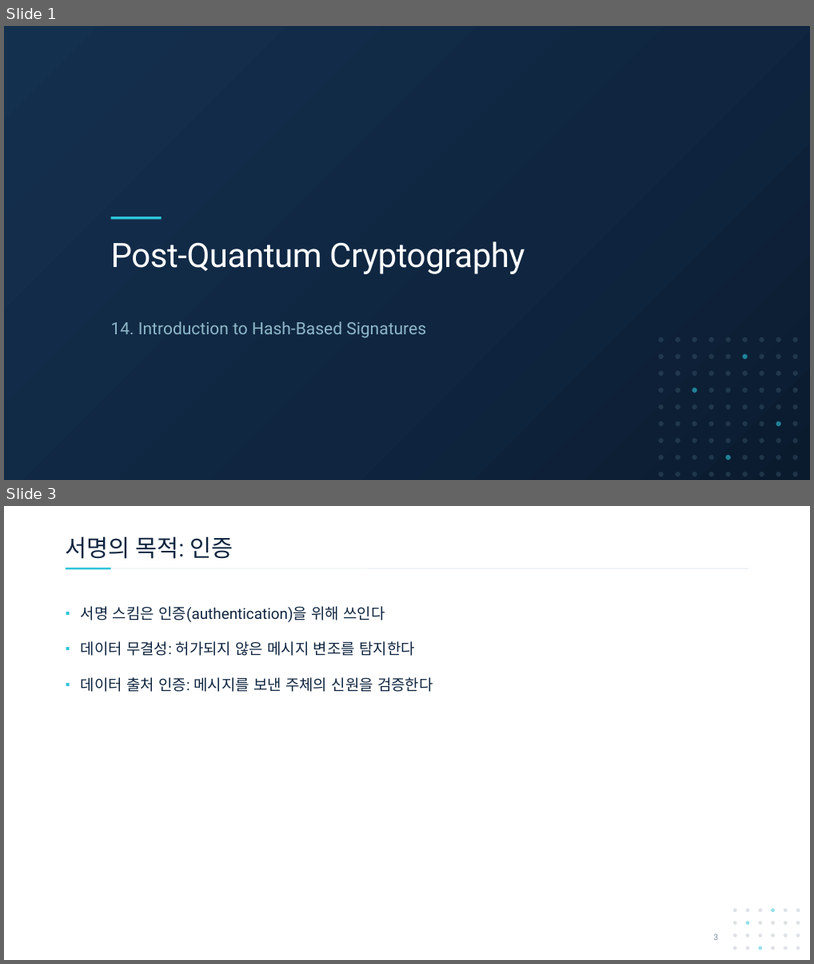
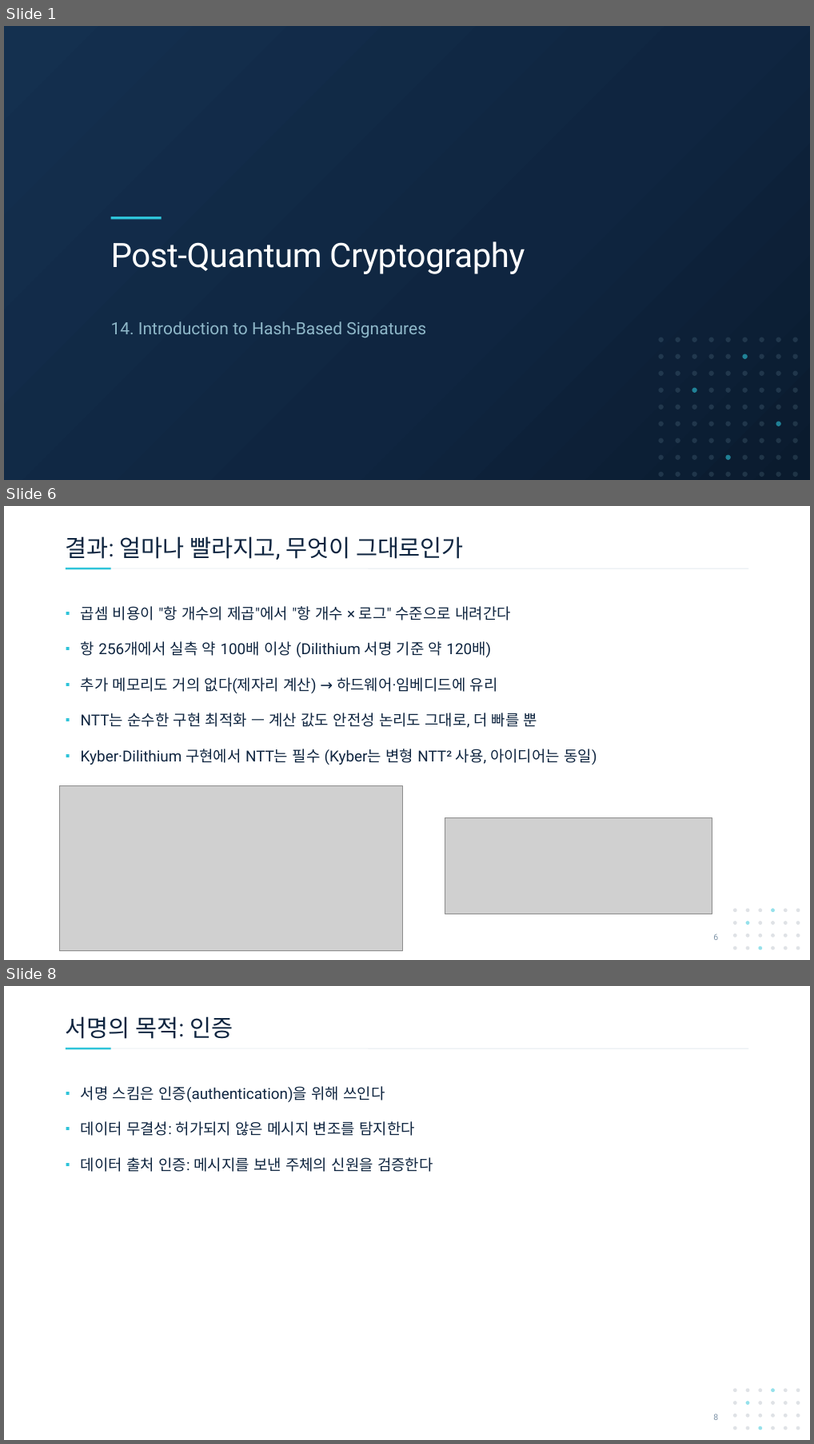
Before and after one commit to giyuubin/PQC, a slide deck: presentation/0903_14_Introduction-to-Hash-Based-Signatures.pptx. Shown one above the other, each under a label of ours: slides 1 and 3 before the commit, slides 1, 6 and 8 after it; the slides between them are not shown. The pictures are 814x964 and 814x1444 pixels, drawn with LibreOffice and Linux fonts; fonts in the diff are those of the drawing; grey boxes stand for pictures. Boxes give left, top, right and bottom in pixels: in the first picture for what was removed or moved away, otherwise in the second. Text is boxed around its words. In the diff, an @@ line names an element or a change of style, - is before the commit and + after.

```diff
--- a/presentation/0903_14_Introduction-to-Hash-Based-Signatures.pptx
+++ b/presentation/0903_14_Introduction-to-Hash-Based-Signatures.pptx
@@ slide 6 added at (4, 506, 810, 960), background #FFFFFF; not listed: 26 template elements that a slide beside it also shows @@
@@ title added at (66, 536, 464, 560), 28 pt, text #0F2540 @@
+결과: 얼마나 빨라지고, 무엇이 그대로인가
@@ text added at (81, 606, 597, 764), 18 pt, text #0F2540 @@
+▪ 곱셈 비용이 "항 개수의 제곱"에서 "항 개수 × 로그" 수준으로 내려간다
+▪ 항 256개에서 실측 약 100배 이상 (Dilithium 서명 기준 약 120배)
+▪ 추가 메모리도 거의 없다(제자리 계산) → 하드웨어·임베디드에 유리
+▪ NTT는 순수한 구현 최적화 — 계산 값도 안전성 논리도 그대로, 더 빠를 뿐
+▪ Kyber·Dilithium 구현에서 NTT는 필수 (Kyber는 변형 NTT² 사용, 아이디어는 동일)
@@ picture added at (60, 785, 403, 951) @@
@@ picture added at (446, 817, 712, 914) @@
@@ page number added at (714, 933, 718, 940), 10 pt, text #7E94A8 @@
+6
@@ what was slide 3 is now slide 8 @@
```
Also in this commit, not shown: 1 slide changed, 4 other slides added.
